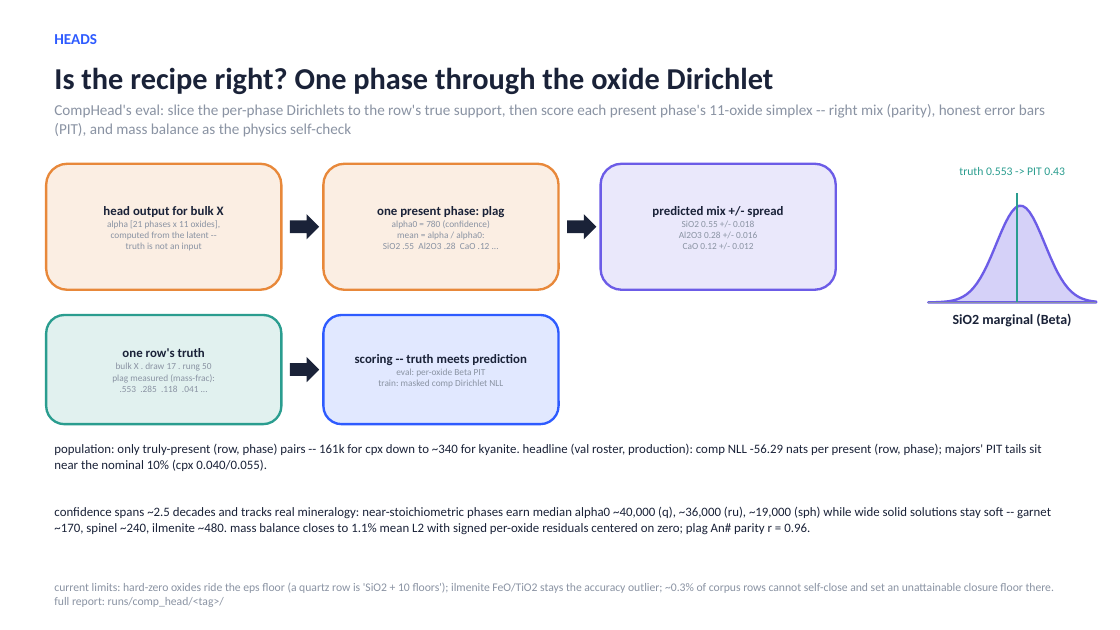
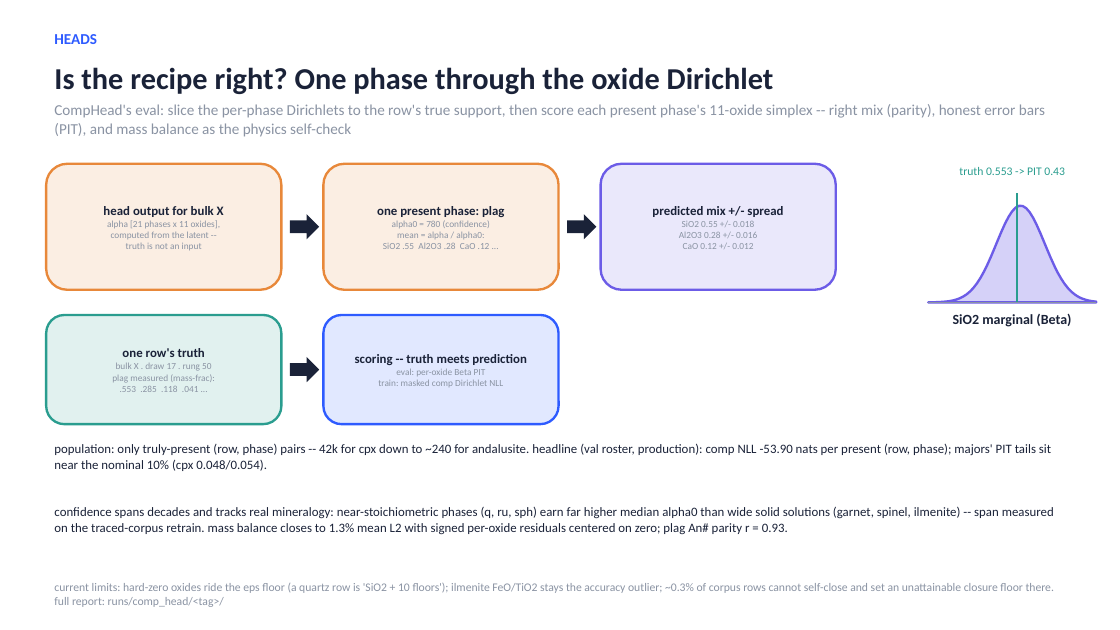
Before and after one commit to matthew-j-liu/phasecast, a slide deck: slide 17 of slides/overview.pptx. Drawn at 1120x630 pixels with LibreOffice and Linux fonts; fonts in the diff are those of the drawing. Boxes give left, top, right and bottom in pixels: in the first picture for what was removed or moved away, otherwise in the second. Text is boxed around its words. In the diff, an @@ line names an element or a change of style, - is before the commit and + after.

Commit message:
overview deck corrected to the true production stack: every production claim points at joint_heads_supportmag_seed0 with its own stamped dials, instrument numbers, and param counts; the trial-22 story remains only as the dated, reversed adoption with traced-corpus measurements   attributed to their own instrument

```diff
--- a/slides/overview.pptx
+++ b/slides/overview.pptx
@@ text at (54,444,1051,471): text changed @@
-population: only truly-present (row, phase) pairs -- 161k for cpx down to ~340 for kyanite. headline (val roster, production): comp NLL -56.29 nats per present (row, phase); majors' PIT tails sit near the nominal 10% (cpx 0.040/0.055).
+population: only truly-present (row, phase) pairs -- 42k for cpx down to ~240 for andalusite. headline (val roster, production): comp NLL -53.90 nats per present (row, phase); majors' PIT tails sit near the nominal 10% (cpx 0.048/0.054).
@@ text at (54,507,1054,534): text changed @@
-confidence spans ~2.5 decades and tracks real mineralogy: near-stoichiometric phases earn median alpha0 ~40,000 (q), ~36,000 (ru), ~19,000 (sph) while wide solid solutions stay soft -- garnet ~170, spinel ~240, ilmenite ~480. mass balance closes to 1.1% mean L2 with signed per-oxide residuals centered on zero; plag An# parity r = 0.96.
+confidence spans decades and tracks real mineralogy: near-stoichiometric phases (q, ru, sph) earn far higher median alpha0 than wide solid solutions (garnet, spinel, ilmenite) -- span measured on the traced-corpus retrain. mass balance closes to 1.3% mean L2 with signed per-oxide residuals centered on zero; plag An# parity r = 0.93.
```
Also in this commit, not shown: 8 other slides changed, 1 other file.
